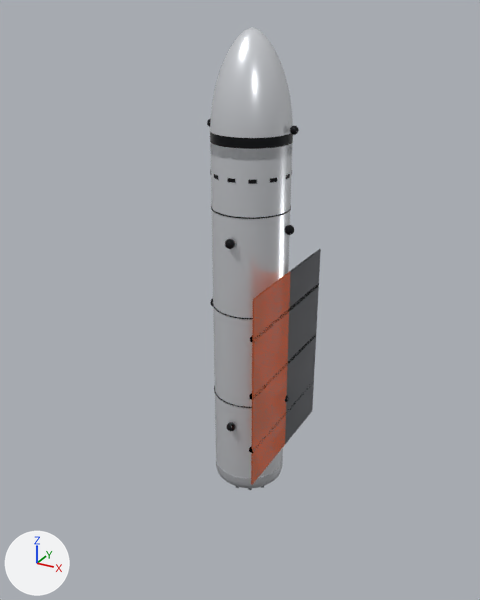
Two versions of the Blender file art/blend/ships/illuminus_courier.blend, one commit apart.
Before and after are seen from a camera (50 mm lens) standing at (34.6, -65.5, 56.8) and looking at (-0.8, -1.2, 24.7). Lighting does not change. The marker at lower left points along +X, +Y and +Z. The older version comes first.

Names of what the first picture shows: 'IlluminusCourier_Hull', 'IlluminusCourier_Radiators'.
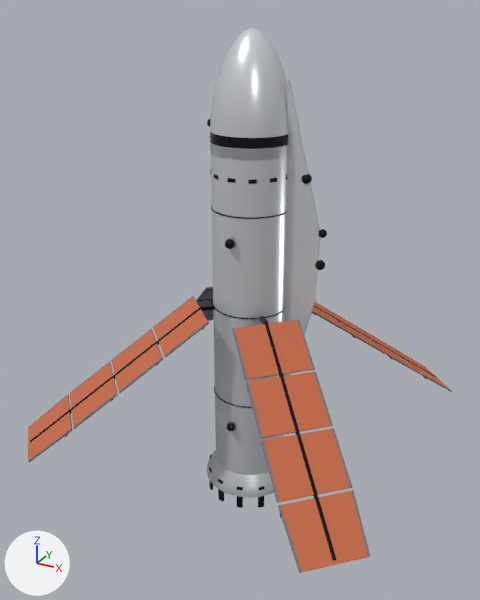
Where the newer file only moved an object's origin or applied its transform, the numbers keep the older frame.

Boxes (x1, y1, x2, y2) around the edits, measured in the pictures (480 x 600 px; the box of a moved part takes in the faces that stretch with it):
```json
{"object": "IlluminusCourier_Hull", "change": "reshaped", "before": [207, 27, 299, 488], "after": [207, 27, 327, 508], "on screen": "30% wider"}
{"object": "IlluminusCourier_Radiators", "change": "reshaped, moved", "before": [249, 249, 321, 485], "after": [28, 286, 452, 573], "on screen": "482% wider, 22% taller"}
{"part": 1, "of": "me_hull", "change": "moved or reshaped", "before": [285, 225, 294, 235], "after": [302, 174, 312, 184]}
{"part": 2, "of": "me_hull", "change": "deleted", "before": [290, 126, 299, 135]}
{"part": 3, "of": "me_hull", "change": "moved or reshaped", "before": [216, 457, 283, 488], "after": [207, 80, 326, 508]}
{"part": 4, "of": "me_hull", "change": "recoloured", "after": [315, 260, 325, 269]}
{"part": 5, "of": "me_hull", "change": "recoloured", "after": [318, 229, 327, 238]}
{"part": 6, "of": "me_cube_012", "change": "moved or reshaped", "before": [250, 285, 319, 342], "on screen": "not visible afterwards"}
{"part": 7, "of": "me_cube_012", "change": "moved or reshaped", "before": [249, 334, 316, 400], "on screen": "not visible afterwards"}
{"part": 8, "of": "me_cube_012", "change": "deleted", "before": [249, 249, 321, 485]}
{"part": 9, "of": "me_cube_012", "change": "added", "after": [28, 286, 452, 573]}
```

Edits to the scene script, one JSON object a line:
```json
{"block": "me_hull", "where": "# used by ob_illuminuscourier_hull; location = (0.0, 0.0, 0.0)"}
{"op": "remove", "block": "me_hull", "code": "me_hull.from_pydata(...)  # 12134 vertices, 12268 faces; spans x -5.6..5.6, y -5.5..5.5, z -0.9..55.0"}
{"op": "add", "block": "me_hull", "code": "me_hull.from_pydata(...)  # 12242 vertices, 12348 faces; spans x -5.8..9.4, y -5.8..5.8, z -2.8..55.0"}
{"block": "me_hull", "change": "me_hull part 1: the loose piece of 114 vertices spanning x 4.3..5.5, y -0.6..0.6, z 33.4..34.6 is moved by (1.8, 0.0, 6.0)"}
{"block": "me_hull", "change": "me_hull part 2: the loose piece of 114 vertices spanning x 4.6..5.6, y -0.5..0.5, z 44.5..45.5 is deleted"}
{"block": "me_hull", "change": "me_hull part 3: 592 vertices moved from x -4.5..5.4, y -4.5..4.5, z -0.9..45.3 to x -5.8..9.4, y -5.8..5.8, z -0.8..34.6; 20 vertices removed from x 2.9..5.1, y 0.0..3.0, z -0.9..45.3; 128 vertices added at x -5.4..8.9, y -5.4..5.4, z -2.8..50.0"}
{"block": "me_hull", "change": "me_hull part 4: 80 faces spanning x 8.2..9.4, y -0.6..0.6, z 30.0..31.0 switch from mat_illuminusnavwhite (light grey #dadad7, glowing white #fffdf6) to mat_illuminustrim (black #27282b)"}
{"block": "me_hull", "change": "me_hull part 5: 80 faces spanning x 8.4..9.4, y -0.5..0.5, z 33.8..34.6 switch from mat_illuminusstrobe (white #ededed, glowing white #ffffff) to mat_illuminustrim (black #27282b)"}
{"block": "me_hull", "change": "other edits to the shape of me_hull do not show in these pictures"}
{"block": "me_cube_012", "where": "# used by ob_illuminuscourier_radiators; location = (5.1, 0.0, 17.0)"}
{"op": "remove", "block": "me_cube_012", "code": "me_cube_012.from_pydata(...)  # 112 vertices, 84 faces; spans x -0.6..0.1, y -9.0..9.0, z -12.0..12.0"}
{"op": "add", "block": "me_cube_012", "code": "me_cube_012.from_pydata(...)  # 448 vertices, 336 faces; spans x -22.2..22.2, y -22.2..22.2, z 8.8..24.2"}
{"block": "me_cube_012", "change": "me_cube_012 part 6: the loose piece of 8 vertices spanning x -0.4..0.1, y -9.0..9.0, z 7.0..7.5 is multiplied about its middle by the matrix ((0.18, -0.315, -0.258), (-0.18, -0.315, 0.258), (-0.365, 0.0, -0.255)), then moved by (-12.4, 12.5, 8.5)"}
{"block": "me_cube_012", "change": "me_cube_012 part 7: the loose piece of 8 vertices spanning x -0.4..0.1, y -9.0..9.0, z -0.2..0.2 is multiplied about its middle by the matrix ((0.18, 0.315, -0.258), (0.18, -0.315, -0.258), (-0.365, 0.0, -0.255)), then moved by (-12.4, -12.5, 15.7)"}
{"block": "me_cube_012", "change": "me_cube_012 part 8: 10 loose pieces with 80 vertices, spanning x -0.6..0.1, y -9.0..9.0, z -12.0..12.0, are deleted"}
{"block": "me_cube_012", "change": "me_cube_012 part 9: 416 vertices added at x -22.2..22.2, y -22.2..22.2, z 8.8..24.2"}
{"block": "me_cube_012", "change": "other edits to the shape of me_cube_012 do not show in these pictures"}
{"op": "set", "path": "ob_illuminuscourier_radiators.location", "old": "(5.1, 0.0, 17.0)", "new": "(0.0, 0.0, 0.0)"}
```
